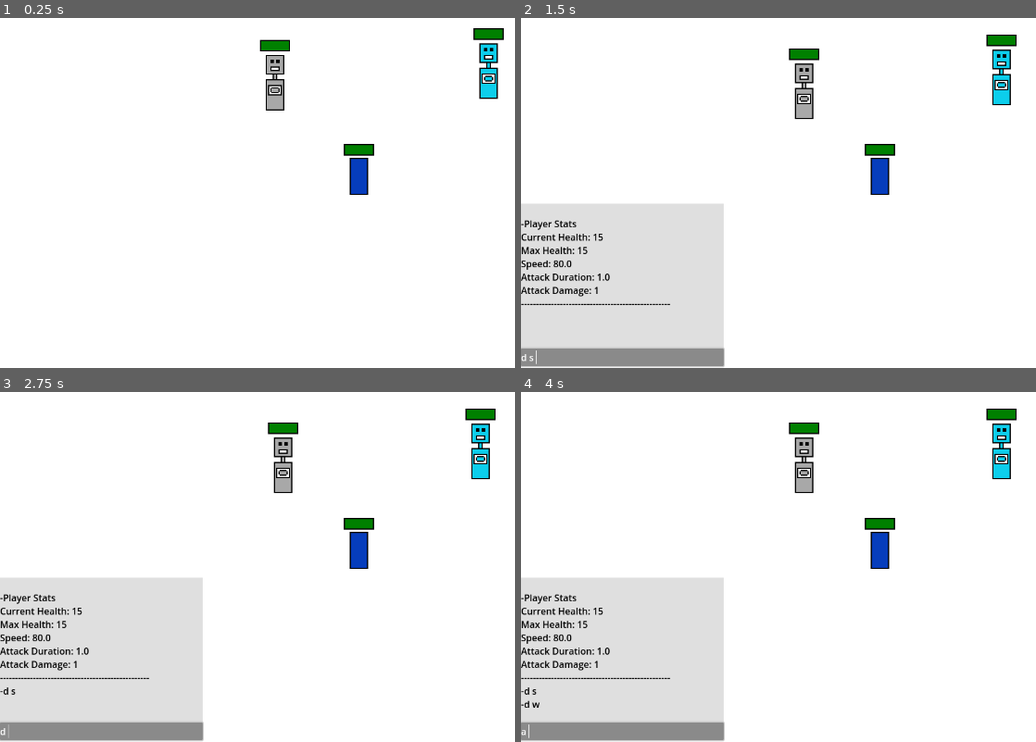
Above: before the commit, frames 1-4 (two rows, left to right).
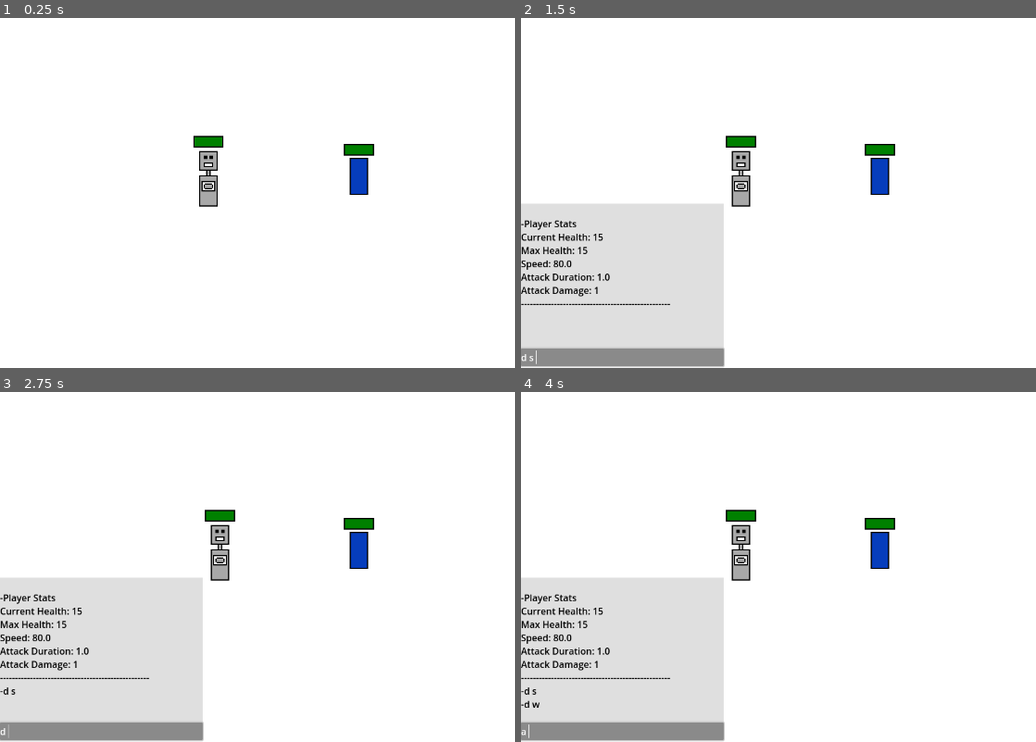
Above: after the commit, the same moments.

Repository: SSS-BBB/RecteeFight
Game: Godot game, scene res://PlayScenes/ScenesContainer/scenes_container.tscn
Two runs of this game, one before a commit and one after it. Both use one fixed random seed, a clock stepped at 60 frames per second and the inputs below.
Inputs (mouse positions are in pixels of both pictures, inside the frame that each line leads up to):
- Up to frame 1 (0.25 s): no input
- Up to frame 2 (1.5 s): tap Enter (show_dev_console) at 0.5 s; move the mouse to (outside the picture) at 0.52 s; hold D (move_right) 0.53-1.28 s; hold Space (attack) 0.53-1.28 s; click (outside the picture) at 0.67 s; move the mouse to (742, 179) at 1.27 s; hold S (move_down) from 1.28 s (still down); tap Space (attack) at 1.35 s
- Up to frame 3 (2.75 s): tap Enter (show_dev_console) at 2 s; move the mouse to (442, 441) at 2.02 s; release S (move_down) at 2.03 s; hold D (move_right) from 2.03 s (still down); hold Space (attack) from 2.03 s (still down)
- Up to frame 4 (4 s): move the mouse to (855, 616) at 2.77 s; release D (move_right) at 2.78 s; release Space (attack) at 2.78 s; hold W (move_up) 2.78-3.53 s; tap Space (attack) at 2.85 s; click (855, 616) at 2.92 s; tap Enter (show_dev_console) at 3.5 s; move the mouse to (outside the picture) at 3.52 s; hold A (move_left) from 3.53 s (still down); hold Space (attack) from 3.53 s (still down)

The runs differ from the first frame. In frame 1, 2.2% of the frame differs, in the area x 37-98%, y 2-54%; in frame 2, 2.3%, in the area x 39-97%, y 4-54%; in frame 3, 2.3%; in frame 4, 2.3%.

Commit message:
Added spawner
-added enemy spawn properties resource
-added check overlap component to check if position is overlapping with other bodies
-added kill command to kill enimies and test wave system

Diff:
--- /dev/null
+++ b/CommonComponents/CheckOverlapAreaComponent/check_overlap_component.gd
@@ -0,0 +1,25 @@
+class_name CheckOverlapComponent extends Area2D
+
+@onready var _collision_shape: CollisionShape2D = %CollisionShape2D
+
+@export var _parent_node: Node2D
+
+func does_position_overlap(pos: Vector2, rect_size: Vector2 = Vector2.ZERO) -> bool:
+	global_position = pos
+	if rect_size != Vector2.ZERO:
+		var rect_shape: RectangleShape2D = RectangleShape2D.new()
+		rect_shape.size = rect_size
+		_collision_shape.shape = rect_shape
+
+	if not _parent_node:
+		var error_message: String = "CheckOverlapComponent: _parent_node is not initialized. cannot check if overlapping with itself."
+		push_error(error_message)
+		UIManager.show_error(error_message)
+		return false
+
+	var overlap_bodies: Array[Node2D] = get_overlapping_bodies()
+
+	if (overlap_bodies.size() == 1 and overlap_bodies[0] == _parent_node) or overlap_bodies.size() == 0:
+		return false
+
+	return true
--- /dev/null
+++ b/CommonComponents/CheckOverlapAreaComponent/check_overlap_component.tscn
@@ -0,0 +1,13 @@
+[gd_scene load_steps=3 format=3 uid="uid://dxkyjwahq3jf6"]
+
+[ext_resource type="Script" uid="uid://b3nvhs0ul68yg" path="res://CommonComponents/CheckOverlapAreaComponent/check_overlap_component.gd" id="1_4u2rm"]
+
+[sub_resource type="RectangleShape2D" id="RectangleShape2D_qa2xe"]
+resource_local_to_scene = true
+
+[node name="CheckOverlapComponent" type="Area2D"]
+script = ExtResource("1_4u2rm")
+
+[node name="CollisionShape2D" type="CollisionShape2D" parent="."]
+unique_name_in_owner = true
+shape = SubResource("RectangleShape2D_qa2xe")
--- a/Entities/Actors/Enemies/Robots/BasicRobot/Components/RobotDestroyedComponent/Resources/drop_chance_resource.gd
+++ b/Entities/Actors/Enemies/Robots/BasicRobot/Components/RobotDestroyedComponent/Resources/drop_chance_resource.gd
@@ -10,10 +10,10 @@
 
 func get_value_i() -> int:
 	if wave_dependent:
-		return init_value_i
+		return GameManager.wave_value_upgrade_i(init_value_i, wave_rate_i)
 	return init_value_i
 
 func get_value_f() -> float:
 	if wave_dependent:
-		return init_value_f
+		return GameManager.wave_value_upgrade_f(init_value_f, wave_rate_f)
 	return init_value_f
--- a/Entities/Actors/Enemies/Robots/BasicRobot/Nodes/basic_robot.tscn
+++ b/Entities/Actors/Enemies/Robots/BasicRobot/Nodes/basic_robot.tscn
@@ -30,7 +30,7 @@
 upgrade_effect = 1
 init_value_i = 5
 init_value_f = 0.0
-wave_rate_i = 0
+wave_rate_i = 1
 wave_rate_f = 0.0
 wave_dependent = true
 drop_chance = 1.0
@@ -42,7 +42,7 @@
 init_value_i = 0
 init_value_f = 15.0
 wave_rate_i = 0
-wave_rate_f = 0.0
+wave_rate_f = 3.0
 wave_dependent = true
 drop_chance = 1.0
 metadata/_custom_type_script = "uid://dko7pib03fyae"
@@ -52,7 +52,7 @@
 upgrade_effect = 4
 init_value_i = 2
 init_value_f = 0.0
-wave_rate_i = 0
+wave_rate_i = 1
 wave_rate_f = 0.0
 wave_dependent = true
 drop_chance = 1.0
--- a/PlayScenes/GameScenes/World/world.tscn
+++ b/PlayScenes/GameScenes/World/world.tscn
@@ -6,6 +6,59 @@
 [ext_resource type="Script" uid="uid://bpb1y52dummp6" path="res://Utils/Cameras/Components/CameraShakingComponent/camera_shaking_component.gd" id="3_ggw3w"]
 [ext_resource type="Script" uid="uid://0cnspdflab0v" path="res://Utils/Cameras/GameCamera/game_camera.gd" id="3_xi0hx"]
 [ext_resource type="Script" uid="uid://dfpfmomjb6otx" path="res://CommonComponents/ComponentsContainer/components_container.gd" id="4_caqc3"]
+[ext_resource type="Script" uid="uid://clrolwxlhwbiv" path="res://Utils/Spawner/Nodes/spawner.gd" id="7_qa2xe"]
+[ext_resource type="Script" uid="uid://i4chgl7l3cvt" path="res://Utils/Spawner/Resources/enemy_spawn_property_resource.gd" id="8_ioe68"]
+[ext_resource type="PackedScene" uid="uid://dxkyjwahq3jf6" path="res://CommonComponents/CheckOverlapAreaComponent/check_overlap_component.tscn" id="8_y0pof"]
+[ext_resource type="PackedScene" uid="uid://clfctlkx1xmcm" path="res://Entities/Actors/Enemies/Robots/ShootingRobot/Nodes/shooting_robot.tscn" id="9_b2u8i"]
+[ext_resource type="PackedScene" uid="uid://dqvdtncllbs6a" path="res://Entities/Actors/Enemies/Robots/CombinedRobot/Nodes/combined_robot.tscn" id="10_t53rs"]
+
+[sub_resource type="Resource" id="Resource_b2u8i"]
+script = ExtResource("8_ioe68")
+_enemy_scene = ExtResource("2_6dtal")
+_wave_dependent = true
+_enemy_size = Vector2(16, 48)
+_enemy_scale = Vector2(2, 2)
+_init_enemy_amount = 2
+_enemy_increase_per_wave = 0.3
+_spawn_at_wave = 1
+_spawn_to_group = "basic_robot_container"
+metadata/_custom_type_script = "uid://i4chgl7l3cvt"
+
+[sub_resource type="Resource" id="Resource_t53rs"]
+script = ExtResource("8_ioe68")
+_enemy_scene = ExtResource("2_caqc3")
+_wave_dependent = true
+_enemy_size = Vector2(16, 48)
+_enemy_scale = Vector2(2, 2)
+_init_enemy_amount = 0
+_enemy_increase_per_wave = 0.2
+_spawn_at_wave = 2
+_spawn_to_group = "teleport_robot_container"
+metadata/_custom_type_script = "uid://i4chgl7l3cvt"
+
+[sub_resource type="Resource" id="Resource_g32d5"]
+script = ExtResource("8_ioe68")
+_enemy_scene = ExtResource("9_b2u8i")
+_wave_dependent = true
+_enemy_size = Vector2(16, 48)
+_enemy_scale = Vector2(2, 2)
+_init_enemy_amount = 0
+_enemy_increase_per_wave = 0.15
+_spawn_at_wave = 3
+_spawn_to_group = "shooter_robot_container"
+metadata/_custom_type_script = "uid://i4chgl7l3cvt"
+
+[sub_resource type="Resource" id="Resource_y4ea3"]
+script = ExtResource("8_ioe68")
+_enemy_scene = ExtResource("10_t53rs")
+_wave_dependent = true
+_enemy_size = Vector2(16, 48)
+_enemy_scale = Vector2(2, 2)
+_init_enemy_amount = 0
+_enemy_increase_per_wave = 0.1
+_spawn_at_wave = 5
+_spawn_to_group = "combined_robot_container"
+metadata/_custom_type_script = "uid://i4chgl7l3cvt"
 
 [node name="World" type="Node2D"]
 
@@ -19,21 +72,13 @@
 
 [node name="Enemies" type="Node2D" parent="Actors"]
 
-[node name="BasicRobots" type="Node2D" parent="Actors/Enemies"]
+[node name="BasicRobots" type="Node2D" parent="Actors/Enemies" groups=["basic_robot_container"]]
 
-[node name="BasicRobot" parent="Actors/Enemies/BasicRobots" instance=ExtResource("2_6dtal")]
-position = Vector2(463, 213)
-scale = Vector2(2, 2)
+[node name="TeleportationRobots" type="Node2D" parent="Actors/Enemies" groups=["teleport_robot_container"]]
 
-[node name="TeleportationRobots" type="Node2D" parent="Actors/Enemies"]
+[node name="ShootingRobots" type="Node2D" parent="Actors/Enemies" groups=["shooter_robot_container"]]
 
-[node name="TeleportationRobot" parent="Actors/Enemies/TeleportationRobots" instance=ExtResource("2_caqc3")]
-position = Vector2(857, 197)
-scale = Vector2(2, 2)
-
-[node name="ShootingRobots" type="Node2D" parent="Actors/Enemies"]
-
-[node name="CombinedRobot" type="Node2D" parent="Actors/Enemies"]
+[node name="CombinedRobot" type="Node2D" parent="Actors/Enemies" groups=["combined_robot_container"]]
 
 [node name="Objects" type="Node2D" parent="."]
 
@@ -56,3 +101,11 @@
 unique_name_in_owner = true
 script = ExtResource("3_ggw3w")
 camera = NodePath("../..")
+
+[node name="Spawner" type="Node2D" parent="."]
+script = ExtResource("7_qa2xe")
+_enemy_to_spawn = Array[ExtResource("8_ioe68")]([SubResource("Resource_b2u8i"), SubResource("Resource_t53rs"), SubResource("Resource_g32d5"), SubResource("Resource_y4ea3")])
+
+[node name="CheckOverlapComponent" parent="Spawner" node_paths=PackedStringArray("_parent_node") instance=ExtResource("8_y0pof")]
+unique_name_in_owner = true
+_parent_node = NodePath("..")
--- a/PlayScenes/UIScenes/DevConsole/dev_console.gd
+++ b/PlayScenes/UIScenes/DevConsole/dev_console.gd
@@ -73,6 +73,8 @@
 			push_error(error_message)
 		else:
 			change_wave(argument.to_int())
+	elif actual_command == "kill":
+		kill(argument)
 	else:
 		var error_message: String = actual_command + " command" + " is not implemented."
 		output_error(error_message)
@@ -82,6 +84,48 @@
 
 func change_wave(wave: int) -> void:
 	GameManager.set_wave(wave)
+
+func kill(argument: String) -> void:
+	if argument == "basic_robots":
+		kill_in_container("basic_robot_container")
+	elif argument == "teleport_robots":
+		kill_in_container("teleport_robot_container")
+	elif argument == "shooting_robots":
+		kill_in_container("shooter_robot_container")
+	elif argument == "combined_robots":
+		kill_in_container("combined_robot_container")
+	elif argument == "all":
+		kill_in_container("basic_robot_container")
+		kill_in_container("teleport_robot_container")
+		kill_in_container("shooter_robot_container")
+		kill_in_container("combined_robot_container")
+	else:
+		var error_message: String = "DevConsole: " + argument + " is not implemented to be killed yet."
+		push_error(error_message)
+		output_error(error_message)
+
+func kill_in_container(group: String) -> int:
+	var count: int = 0
+
+	var container: Node2D = get_tree().get_first_node_in_group(group)
+	if not container:
+		var error_message: String = "DevConsole: cannot find container with group name " + group + ". cannot kill nodes in this container."
+		push_error(error_message)
+		output_error(error_message)
+		return 0
+
+	for child in container.get_children():
+		var child_health_component: HealthComponent = GameManager.find_health_component(child)
+		if not child_health_component:
+			var warning_message: String = "DevConsole: cannot find health component from " + child.to_string() + ". cannot kill this node."
+			push_warning(warning_message)
+			output_error(warning_message)
+			continue
+		child_health_component.force_die()
+		count += 1
+
+	output_text("Killed " + str(count) + " in container " + group)
+	return count
 
 # output to console texts
 func output_text(text: String) -> void:
--- /dev/null
+++ b/Utils/Spawner/Nodes/spawner.gd
@@ -0,0 +1,61 @@
+class_name Spawner extends Node2D
+
+@onready var _check_overlap_component: CheckOverlapComponent = %CheckOverlapComponent
+
+@export var _enemy_to_spawn: Array[EnemySpawnPropertyResource] # All the enimies to spawn on each wave
+@export var _spawn_radius: float = 1500.0
+
+var _spawn_center: Vector2
+
+func _ready() -> void:
+	_spawn_center = get_viewport().size / 2.0
+
+	GameManager.wave_changed.connect(_on_wave_changed)
+	_on_wave_changed()
+
+func _on_wave_changed() -> void:
+	if not _enemy_to_spawn:
+		var error_message: String = "Spawner: _enemy_to_spawn is not initialized. cannot spawn enimies."
+		push_error(error_message)
+		UIManager.show_error(error_message)
+		return
+
+	for to_spawn in _enemy_to_spawn:
+		_spawn_enemy(to_spawn)
+
+func _spawn_enemy(enemy_spawn_property: EnemySpawnPropertyResource) -> void:
+	for i in range(enemy_spawn_property.get_enemy_amount()):
+		var spawn_position: Vector2 = _get_non_overlap_spawn_position(enemy_spawn_property)
+		var spawn_container: Node2D = get_tree().get_first_node_in_group(enemy_spawn_property.get_spawn_to_group())
+
+		# set properties
+		var spawn_node: Node2D = enemy_spawn_property.get_enemy_scene().instantiate()
+		spawn_node.scale = enemy_spawn_property.get_enemy_scale()
+		spawn_node.global_position = spawn_position
+		if spawn_container:
+			spawn_container.add_child(spawn_node)
+		else:
+			add_child(spawn_node)
+			var warning_message: String = "Spawner: cannot find spawn container with group " + enemy_spawn_property.get_spawn_to_group() + ". add enemy to spawner node instead."
+			push_warning(warning_message)
+			UIManager.show_warning(warning_message)
+
+func _get_non_overlap_spawn_position(enemy_spawn_property: EnemySpawnPropertyResource) -> Vector2:
+	var enemy_size: Vector2 = Vector2(enemy_spawn_property.get_enemy_size().x * enemy_spawn_property.get_enemy_scale().x, enemy_spawn_property.get_enemy_size().y * enemy_spawn_property.get_enemy_scale().y)
+
+	var rand_center_offset: Vector2 = Vector2(randf_range(-_spawn_radius, _spawn_radius), randf_range(-_spawn_radius, _spawn_radius))
+	var spawn_position: Vector2 = _spawn_center + rand_center_offset
+
+	var count_loop: int = 0
+	var max_count_loop: int = 100
+	while _check_overlap_component.does_position_overlap(spawn_position, enemy_size) and count_loop <= max_count_loop:
+		rand_center_offset = Vector2(randf_range(-_spawn_radius, _spawn_radius), randf_range(-_spawn_radius, _spawn_radius))
+		spawn_position = _spawn_center + rand_center_offset
+		count_loop += 1
+
+	if _check_overlap_component.does_position_overlap(spawn_position, enemy_size):
+		var warning_message: String = "Spawner: cannot find non overlap spawn position. enemy might be overlapping."
+		push_warning(warning_message)
+		UIManager.show_warning(warning_message)
+
+	return spawn_position
--- /dev/null
+++ b/Utils/Spawner/Resources/enemy_spawn_property_resource.gd
@@ -0,0 +1,33 @@
+class_name EnemySpawnPropertyResource extends Resource
+
+@export var _enemy_scene: PackedScene
+@export var _wave_dependent: bool = true
+@export_group("Enimies Properties")
+@export var _enemy_size: Vector2 = Vector2(16, 48)
+@export var _enemy_scale: Vector2 = 2 * Vector2.ONE
+@export_group("Spawn Properties")
+@export var _init_enemy_amount: int = 1
+@export var _enemy_increase_per_wave: float = 1.0
+@export var _spawn_at_wave: int = 1 # start spawning at which wave
+@export var _spawn_to_group: String
+
+func get_enemy_amount() -> int:
+	if GameManager.get_current_wave() < _spawn_at_wave:
+		return 0
+
+	if _wave_dependent:
+		# make sure it's greater than 0
+		return max(0, floori(_init_enemy_amount + (GameManager.get_current_wave() - _spawn_at_wave) * _enemy_increase_per_wave))
+	return _init_enemy_amount
+
+func get_enemy_scene() -> PackedScene:
+	return _enemy_scene
+
+func get_enemy_size() -> Vector2:
+	return _enemy_size
+
+func get_enemy_scale() -> Vector2:
+	return _enemy_scale
+
+func get_spawn_to_group() -> String:
+	return _spawn_to_group
Not shown, added: CommonComponents/CheckOverlapAreaComponent/check_overlap_component.gd.uid
Not shown: 1 places in PlayScenes/GameScenes/World/world.tscn that only renumber resources
Not shown, added: Utils/Spawner/Nodes/spawner.gd.uid
Not shown, added: Utils/Spawner/Resources/enemy_spawn_property_resource.gd.uid
